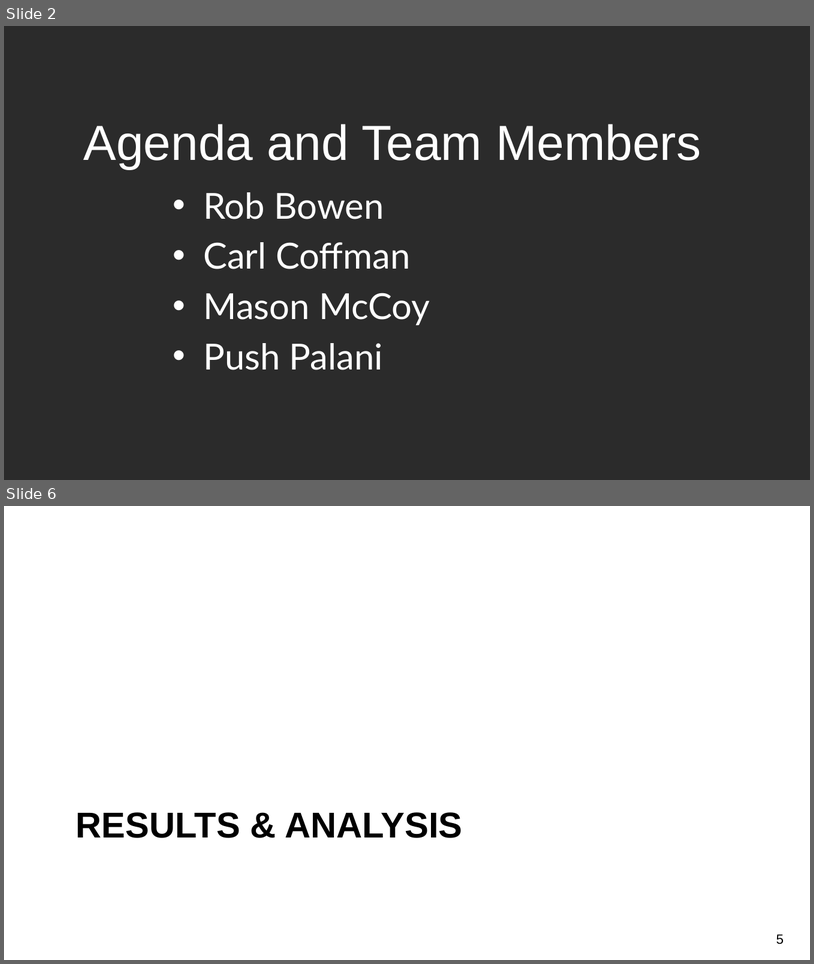
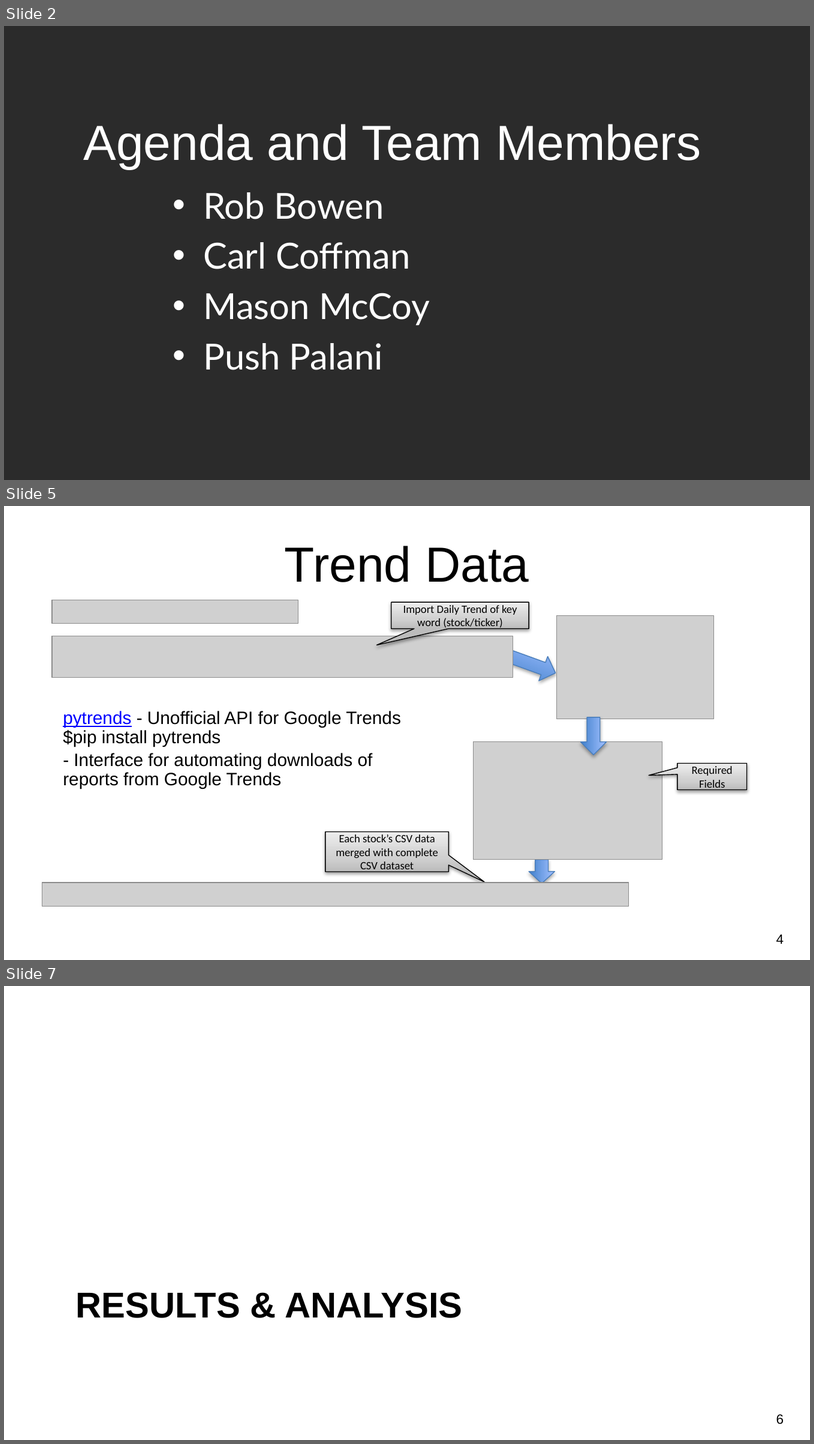
Before and after one commit to CCC-GH/Stocks-ETL-Project, a slide deck: NU-Project2_Stocks.pptx. Shown one above the other, each under a label of ours: slides 2 and 6 before the commit, slides 2, 5 and 7 after it; the slides between them are not shown. The pictures are 814x964 and 814x1444 pixels, drawn with LibreOffice and Linux fonts; fonts in the diff are those of the drawing; grey boxes stand for pictures; background and template pictures are left out; a plain dark background stands for a picture behind light text. Boxes give left, top, right and bottom in pixels: in the first picture for what was removed or moved away, otherwise in the second. Text is boxed around its words. In the diff, an @@ line names an element or a change of style, - is before the commit and + after.

```diff
--- a/NU-Project2_Stocks.pptx
+++ b/NU-Project2_Stocks.pptx
@@ slide 5 added at [4, 506, 810, 960], background picture (left out) @@
@@ title added at [285, 546, 529, 582], 44 pt, text #000000 @@
+Trend Data
@@ picture added at [53, 600, 299, 623] @@
@@ speech box added at [392, 602, 530, 628], fill gradient #BDBDBD to #D1D1D1 to #EEEEEE, outline #000000 0.75 pt, 10 pt, text #000000 @@
+Import Daily Trend of key word (stock/ticker)
@@ picture added at [557, 616, 714, 719] @@
@@ picture added at [53, 636, 513, 677] @@
@@ right arrow added at [504, 643, 560, 685], fill gradient #3F80CE to #A4C4FF, outline #4B7EBC 0.75 pt @@
@@ text added at [63, 711, 401, 789], 16 pt, text #000000 @@
+pytrends - Unofficial API for Google Trends $pip install pytrends
+- Interface for automating downloads of reports from Google Trends
@@ right arrow added at [581, 717, 606, 754], fill gradient #3F80CE to #A4C4FF, outline #4B7EBC 0.75 pt @@
@@ picture added at [473, 741, 662, 859] @@
@@ speech box added at [678, 763, 747, 790], fill gradient #BDBDBD to #D1D1D1 to #EEEEEE, outline #000000 0.75 pt, 10 pt, text #000000 @@
+Required Fields
@@ speech box added at [326, 832, 449, 871], fill gradient #BDBDBD to #D1D1D1 to #EEEEEE, outline #000000 0.75 pt, 10 pt, text #000000 @@
+Each stock’s CSV data merged with complete CSV dataset
@@ right arrow added at [528, 859, 554, 883], fill gradient #3F80CE to #A4C4FF, outline #4B7EBC 0.75 pt @@
@@ picture added at [42, 883, 629, 906] @@
@@ page number added at [777, 934, 784, 943], 12 pt, text #000000 @@
+4
@@ what was slide 6 is now slide 7 @@
@@ page number at [777, 1414, 784, 1424]: text changed @@
-5
+6
```
Also in this commit, not shown: 1 slide changed, 2 other slides added, 3 slides removed.
